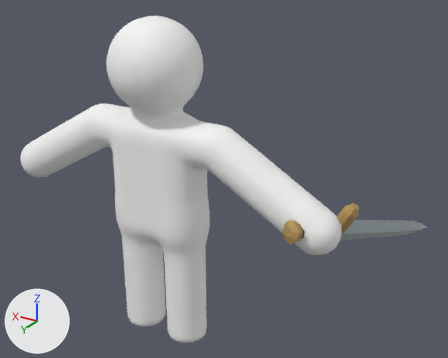
One commit to the glTF model blender/character.glb: the scene before it, then after it.
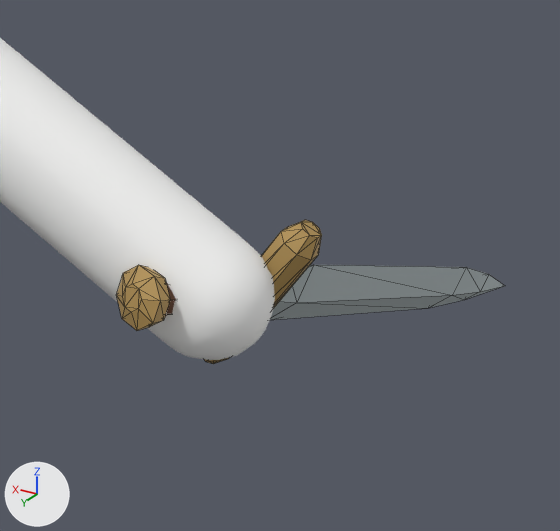
Each version is shown whole from a 50 mm camera at (-2.03, 2.67, 2.46) aimed at (-0.24, -0.32, 0.97), then close up on the part from 53% to 100% of the width and 34% to 89% of the height. The lights are fixed; the arrows at lower left show +X, +Y and +Z. The last two pictures show the newer version. The close-ups show mesh edges as thin lines. Where no turn or scale is listed for an object, it has been applied to the vertices.

In view in the first close-up: 'Character', 'Sword'.
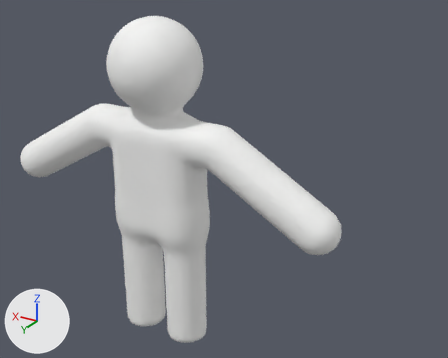
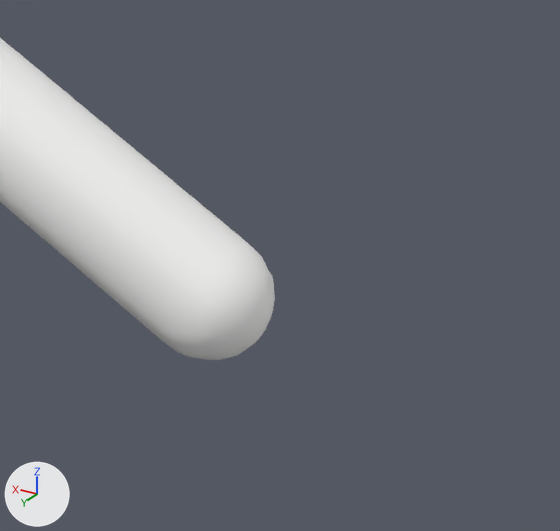
Changed parts and their boxes (x1, y1, x2, y2) in the close-ups (560 x 531 px):
```json
{"object": "Sword", "change": "deleted", "before": [117, 220, 505, 364], "faces in mat_swordblade (light grey #bdc8ca)": [270, 265, 505, 320], "faces in mat_swordguard (orange #b69558)": [117, 220, 322, 364], "faces in mat_swordgrip (brown #69442d)": [165, 283, 176, 316]}
```

Edits to the scene script, one JSON object a line:
```json
{"op": "remove", "block": "ob_sword", "code": ["ob_sword = bpy.data.objects.new('Sword', me_sword)", "ob_sword.location = (-0.989, 0.0, 0.96)"]}
```
